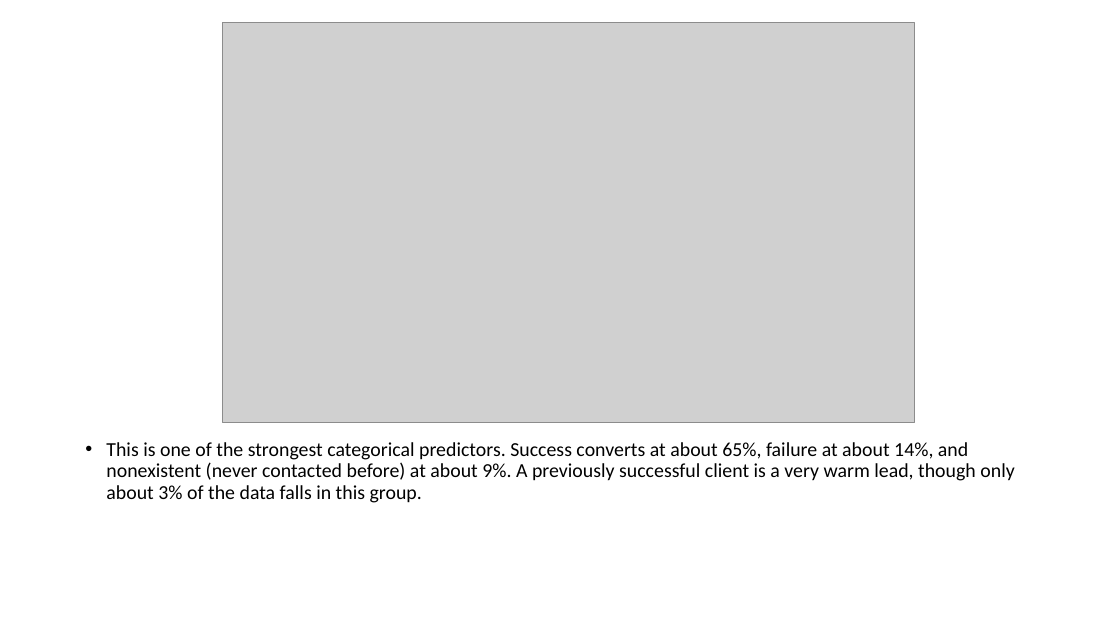
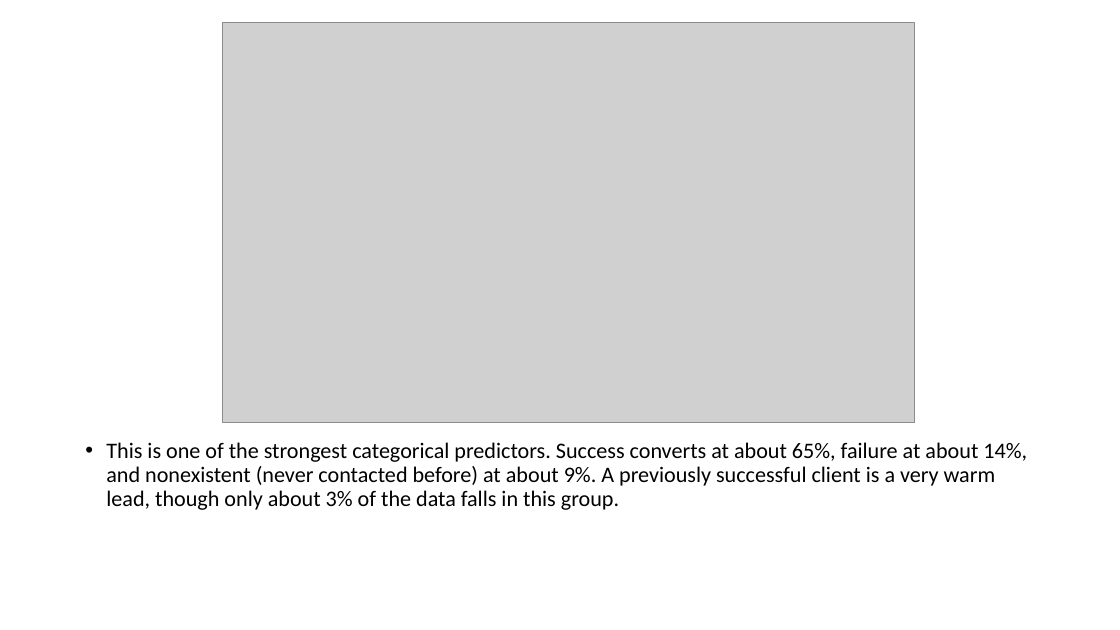
Before and after one commit to anoopungrd/sgh-advanced-analytics-big-data, a slide deck: slide 21 of semester-1/data-mining/project/documentation/Bank Marketing - Term Deposit Subscription.pptx. Drawn at 1120x630 pixels with LibreOffice and Linux fonts; fonts in the diff are those of the drawing; grey boxes stand for pictures. Boxes give left, top, right and bottom in pixels: in the first picture for what was removed or moved away, otherwise in the second. Text is boxed around its words. In the diff, an @@ line names an element or a change of style, - is before the commit and + after.

Commit message:
Added the data set and made code changes to final code file.

```diff
--- a/semester-1/data-mining/project/documentation/Bank Marketing - Term Deposit Subscription.pptx
+++ b/semester-1/data-mining/project/documentation/Bank Marketing - Term Deposit Subscription.pptx
@@ text "This is one of the ..." at [106,442,1027,510]: size 17 to 19 pt @@
```
Also in this commit, not shown: 21 other slides changed, 20 slides added, 11 other files.
